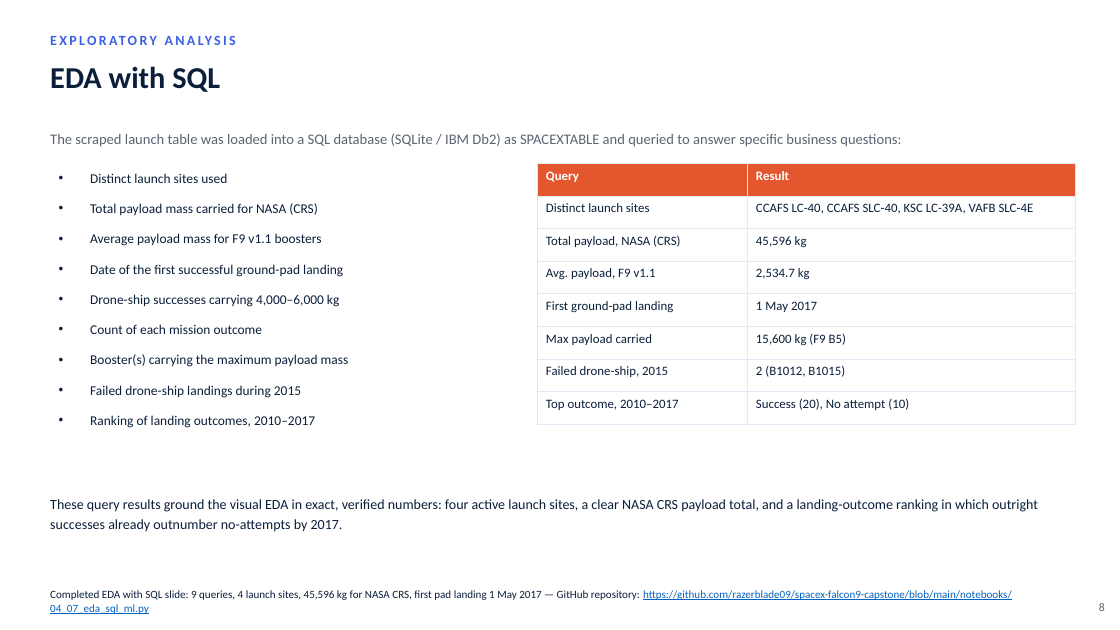
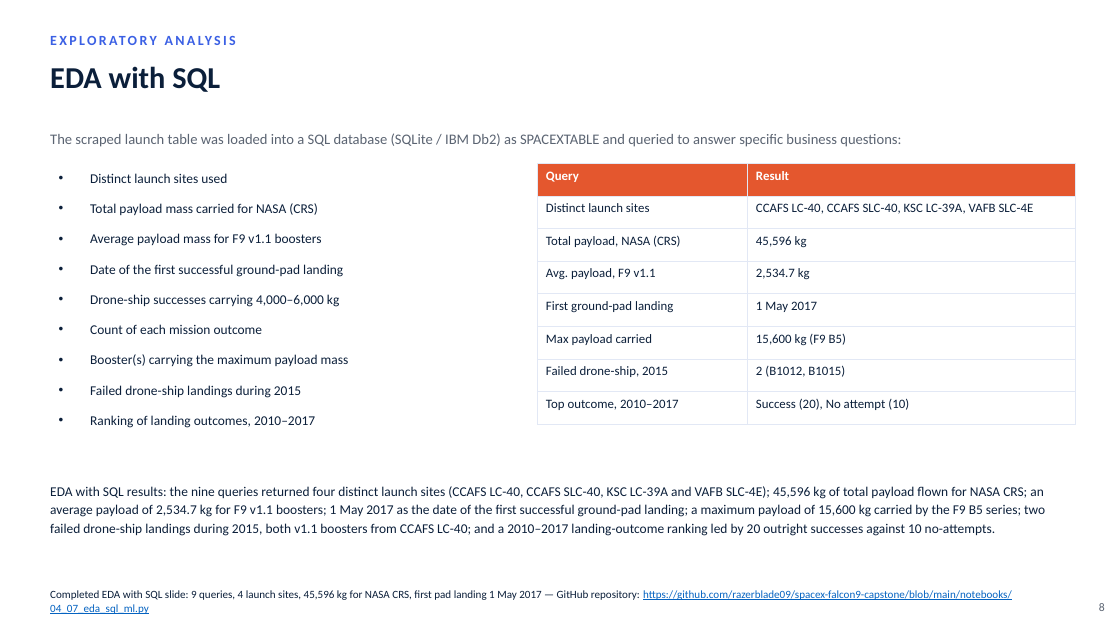
Before and after one commit to razerblade09/spacex-falcon9-capstone, a slide deck: slide 8 of Data_Science_Capstone_Presentation_12.pptx. Drawn at 1120x630 pixels with LibreOffice and Linux fonts; fonts in the diff are those of the drawing. Boxes give left, top, right and bottom in pixels: in the first picture for what was removed or moved away, otherwise in the second. Text is boxed around its words. In the diff, an @@ line names an element or a change of style, - is before the commit and + after.

```diff
--- a/Data_Science_Capstone_Presentation_12.pptx
+++ b/Data_Science_Capstone_Presentation_12.pptx
@@ text at <box>50,486,1045,536</box>: text changed; size 12 to 11.5 pt @@
-These query results ground the visual EDA in exact, verified numbers: four active launch sites, a clear NASA CRS payload total, and a landing-outcome ranking in which outright successes already outnumber no-attempts by 2017.
+EDA with SQL results: the nine queries returned four distinct launch sites (CCAFS LC-40, CCAFS SLC-40, KSC LC-39A and VAFB SLC-4E); 45,596 kg of total payload flown for NASA CRS; an average payload of 2,534.7 kg for F9 v1.1 boosters; 1 May 2017 as the date of the first successful ground-pad landing; a maximum payload of 15,600 kg carried by the F9 B5 series; two failed drone-ship landings during 2015, both v1.1 boosters from CCAFS LC-40; and a 2010–2017 landing-outcome ranking led by 20 outright successes against 10 no-attempts.
```
Also in this commit, not shown: 4 other slides changed, 2 other files.
